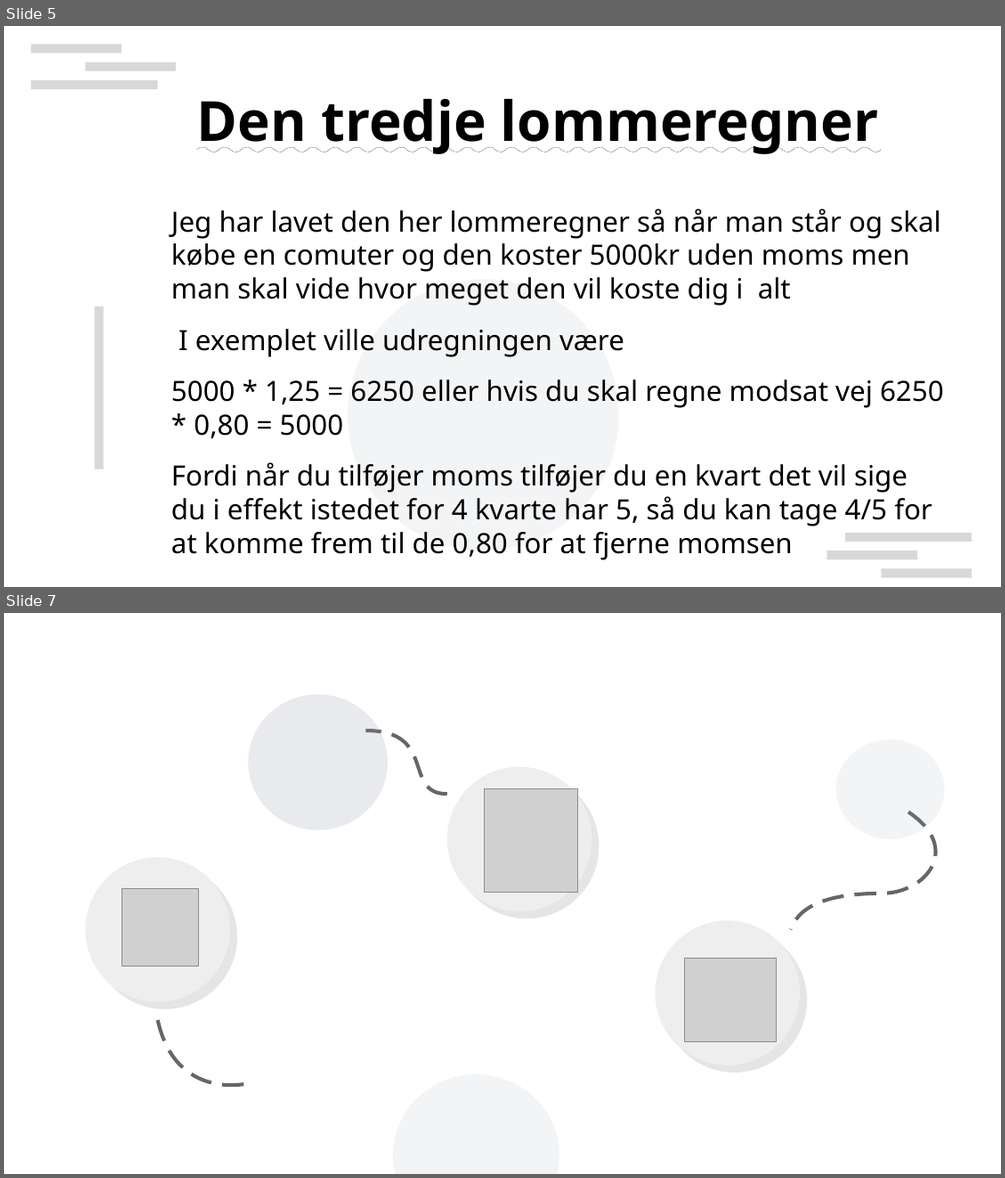
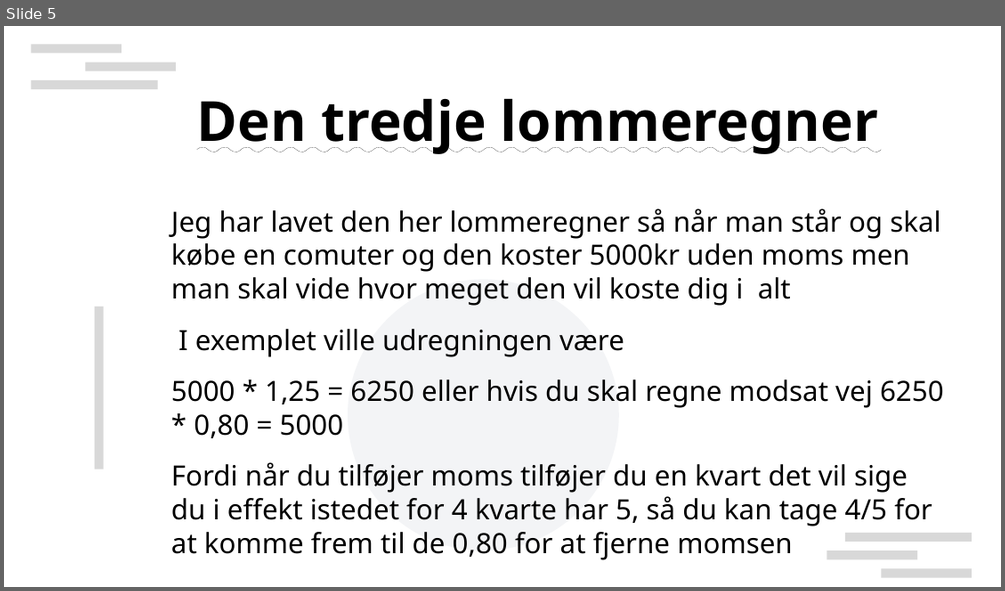
Before and after one commit to Oliper202020/mathExam, a slide deck: math-presentation.odp. Shown one above the other, each under a label of ours: slides 5 and 7 before the commit, slide 5 after it; the slides between them are not shown. The pictures are 1005x1178 and 1005x591 pixels, drawn with LibreOffice and Linux fonts; fonts in the diff are those of the drawing; grey boxes stand for pictures; background and template pictures are left out. Boxes give left, top, right and bottom in pixels: in the first picture for what was removed or moved away, otherwise in the second. Text is boxed around its words. In the diff, an @@ line names an element or a change of style, - is before the commit and + after.

```diff
--- a/math-presentation.odp
+++ b/math-presentation.odp
@@ slide 7 removed at box(4, 613, 1001, 1174), background #FFFFFF @@
@@ ellipse removed at box(248, 694, 388, 830) @@
@@ ellipse removed at box(248, 694, 388, 830) @@
@@ freeform shape removed at box(366, 730, 447, 794) @@
@@ ellipse removed at box(836, 739, 945, 839) @@
@@ ellipse removed at box(447, 767, 592, 911) @@
@@ picture removed at box(485, 788, 577, 892) @@
@@ freeform shape removed at box(791, 812, 936, 930) @@
@@ ellipse removed at box(85, 857, 230, 1002) @@
@@ picture removed at box(121, 888, 200, 965) @@
@@ ellipse removed at box(655, 921, 800, 1065) @@
@@ picture removed at box(685, 957, 777, 1042) @@
@@ freeform shape removed at box(158, 1020, 248, 1086) @@
@@ ellipse removed at box(393, 1074, 559, 1174) @@
```
Also in this commit, not shown: 4 slides changed, 1 slide added, 5 other slides removed, 2 other files.
